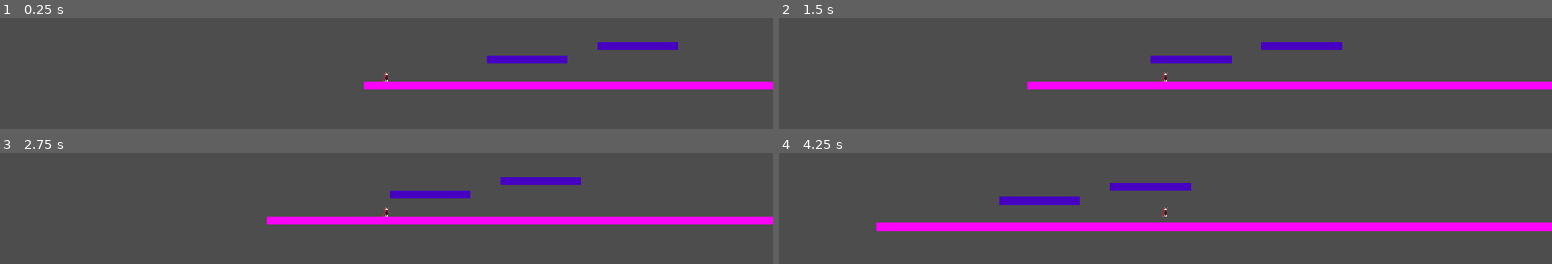
Above: before the commit, frames 1-4 (two rows, left to right).
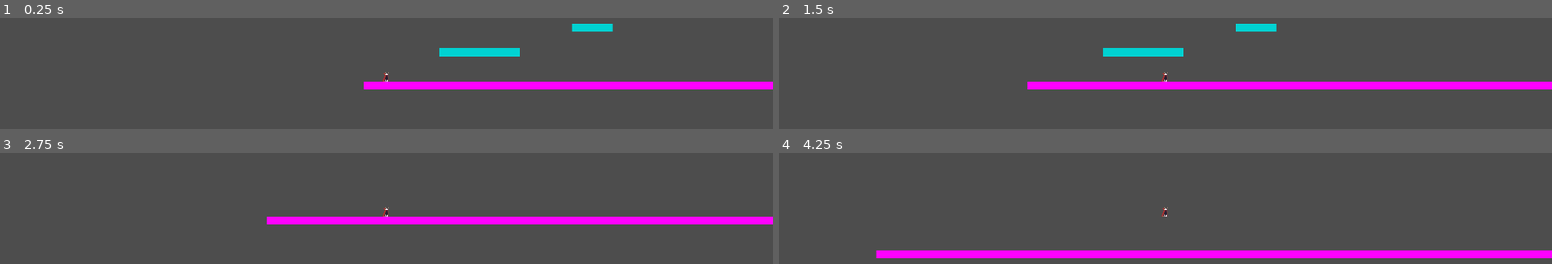
Above: after the commit, the same moments.

Repository: Pafnaffan/Mirror
Game: Godot game, scene res://scene/platformer/MainPlatformer.tscn
Two runs of this game, one before a commit and one after it. Both use one fixed random seed, a clock stepped at 60 frames per second and the inputs below. This scene is started directly instead of the project's main scene.
Inputs:
- Up to frame 1 (0.25 s): no input
- Up to frame 2 (1.5 s): tap Enter (ui_accept) at 0.5, 0.77 s; hold Right (ui_right) from 0.53 s (still down); tap F (mirror_action, bound only after the commit) at 0.6, 1.35 s
- Up to frame 3 (2.75 s): tap Enter (ui_accept) at 1.52 s; release Right (ui_right) at 2.03 s; hold Left (ui_left) from 2.03 s (still down); tap F (mirror_action, bound only after the commit) at 2.1 s
- Up to frame 4 (4.25 s): release Left (ui_left) at 2.78 s; hold Right (ui_right) from 2.78 s (still down); tap F (mirror_action, bound only after the commit) at 2.85, 3.6 s; tap Enter (ui_accept) at 3.02, 3.77 s

The runs differ from the first frame. In frame 1, 2.6% of the frame differs, in the area x 56-88%, y 5-41%; in frame 2, 2.6%; in frame 3, 1.4%; in frame 4, 14%, in the area x 12-100%, y 26-95%.

Commit message:
Add platform and basic visibility toggle on F press

Diff:
--- a/mirror-onyxia/project.godot
+++ b/mirror-onyxia/project.godot
@@ -21,6 +21,14 @@
 window/size/viewport_width=1920
 window/size/viewport_height=1080
 
+[input]
+
+mirror_action={
+"deadzone": 0.2,
+"events": [Object(InputEventKey,"resource_local_to_scene":false,"resource_name":"","device":0,"window_id":0,"alt_pressed":false,"shift_pressed":false,"ctrl_pressed":false,"meta_pressed":false,"pressed":false,"keycode":0,"physical_keycode":70,"key_label":0,"unicode":0,"location":0,"echo":false,"script":null)
+]
+}
+
 [physics]
 
 3d/physics_engine="Jolt Physics"
--- /dev/null
+++ b/mirror-onyxia/scene/platformer/Platform.tscn
@@ -0,0 +1,19 @@
+[gd_scene format=3 uid="uid://c5l3mmrvw2twe"]
+
+[ext_resource type="Script" uid="uid://kbhamvmtyjn" path="res://script/platformer/platform.gd" id="1_7ntxi"]
+
+[sub_resource type="RectangleShape2D" id="RectangleShape2D_3hynn"]
+size = Vector2(100, 20)
+
+[node name="Platform" type="StaticBody2D" unique_id=758228433]
+script = ExtResource("1_7ntxi")
+
+[node name="CollisionShape2D" type="CollisionShape2D" parent="." unique_id=1091414661]
+shape = SubResource("RectangleShape2D_3hynn")
+
+[node name="ColorRect" type="ColorRect" parent="." unique_id=111897316]
+offset_left = -50.0
+offset_top = -10.0
+offset_right = 50.0
+offset_bottom = 10.0
+color = Color(0, 0.82303816, 0.8230382, 1)
--- a/mirror-onyxia/scene/platformer/platformer_level_test.tscn
+++ b/mirror-onyxia/scene/platformer/platformer_level_test.tscn
@@ -1,10 +1,9 @@
 [gd_scene format=3 uid="uid://d1w5dowifxqyk"]
+
+[ext_resource type="PackedScene" uid="uid://c5l3mmrvw2twe" path="res://scene/platformer/Platform.tscn" id="1_s53y1"]
 
 [sub_resource type="RectangleShape2D" id="RectangleShape2D_ashr0"]
 size = Vector2(1930, 20)
-
-[sub_resource type="RectangleShape2D" id="RectangleShape2D_s53y1"]
-size = Vector2(200, 20)
 
 [node name="platformer_level_test" type="Node2D" unique_id=696564293]
 
@@ -22,26 +21,9 @@
 offset_bottom = 10.0
 color = Color(1, 0, 1, 1)
 
-[node name="platform1" type="StaticBody2D" parent="." unique_id=238018556]
-position = Vector2(295, 1005)
+[node name="Platform" parent="." unique_id=758228433 instance=ExtResource("1_s53y1")]
+position = Vector2(277, 997)
+scale = Vector2(2, 1)
 
-[node name="ColorRect" type="ColorRect" parent="platform1" unique_id=1040901785]
-offset_right = 200.0
-offset_bottom = 20.0
-color = Color(0.27450982, 0, 0.7607843, 1)
-
-[node name="CollisionShape2D" type="CollisionShape2D" parent="platform1" unique_id=164359234]
-position = Vector2(100, 10)
-shape = SubResource("RectangleShape2D_s53y1")
-
-[node name="platform2" type="StaticBody2D" parent="." unique_id=87279365]
-position = Vector2(569, 971)
-
-[node name="ColorRect" type="ColorRect" parent="platform2" unique_id=1358241018]
-offset_right = 200.0
-offset_bottom = 20.0
-color = Color(0.27450982, 0, 0.7607843, 1)
-
-[node name="CollisionShape2D" type="CollisionShape2D" parent="platform2" unique_id=81791743]
-position = Vector2(100, 10)
-shape = SubResource("RectangleShape2D_s53y1")
+[node name="Platform2" parent="." unique_id=1679183159 instance=ExtResource("1_s53y1")]
+position = Vector2(556, 936)
--- a/mirror-onyxia/script/platformer/onyxia_platformer.gd
+++ b/mirror-onyxia/script/platformer/onyxia_platformer.gd
@@ -14,6 +14,10 @@
 	if Input.is_action_just_pressed("ui_accept") and is_on_floor():
 		velocity.y = JUMP_VELOCITY
 
+	if Input.is_action_just_pressed("mirror_action"):
+		for platform in get_tree().get_nodes_in_group("platforms"):
+			platform.set_active(not platform.visible)
+
 	# Get the input direction and handle the movement/deceleration.
 	# As good practice, you should replace UI actions with custom gameplay actions.
 	var direction := Input.get_axis("ui_left", "ui_right")
--- /dev/null
+++ b/mirror-onyxia/script/platformer/platform.gd
@@ -0,0 +1,9 @@
+extends StaticBody2D
+
+func _ready() -> void:
+	add_to_group("platforms")
+
+
+func set_active(is_active: bool) -> void:
+	visible = is_active
+	$CollisionShape2D.disabled = not is_active
Not shown, added: mirror-onyxia/script/platformer/platform.gd.uid
